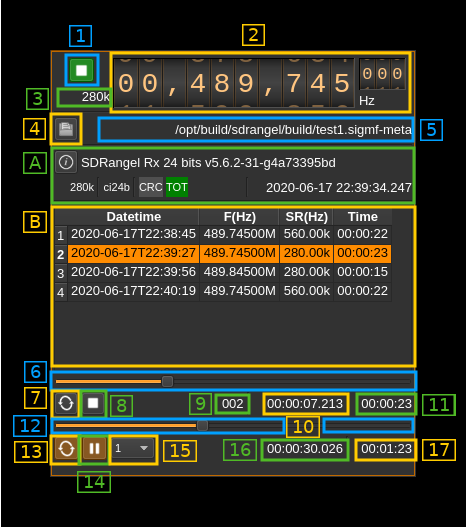
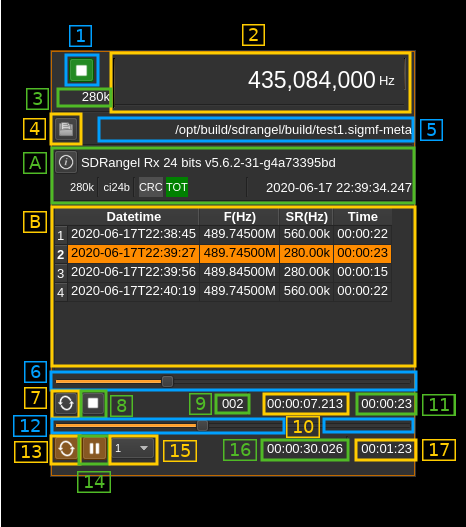
Two versions of the same layered image (466px x 527px). Layer-by-layer changes:
added layer "Patch_01b" above "Patch_01a" over box(142, 58, 404, 108)
added layer "Patch_01a" above "2020-06-17-224650_370x477_scrot.png" over box(115, 58, 377, 108)
